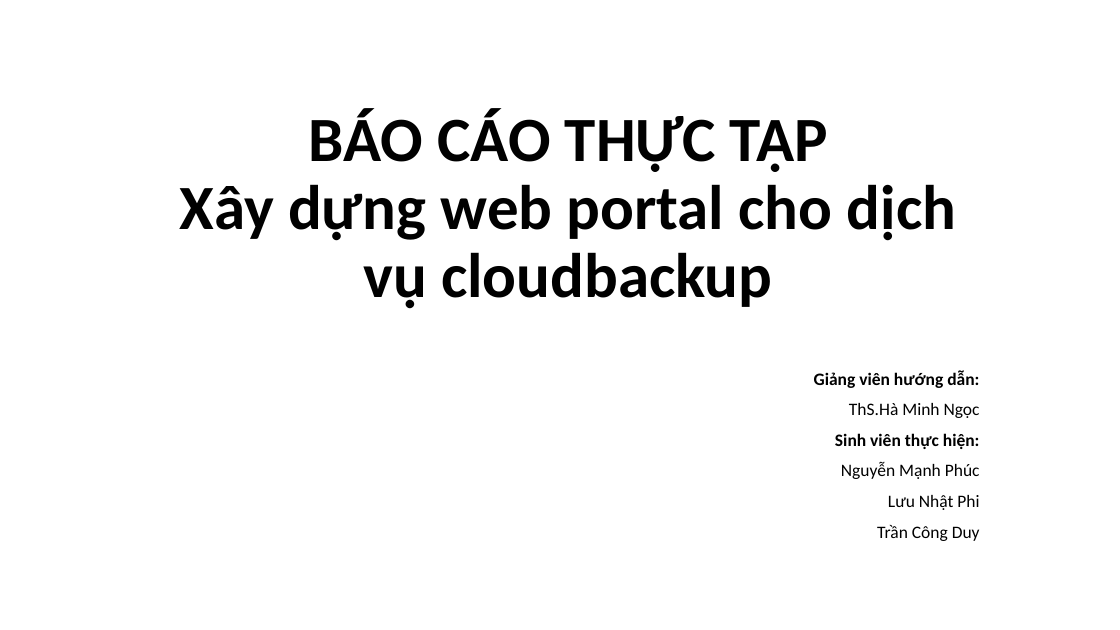
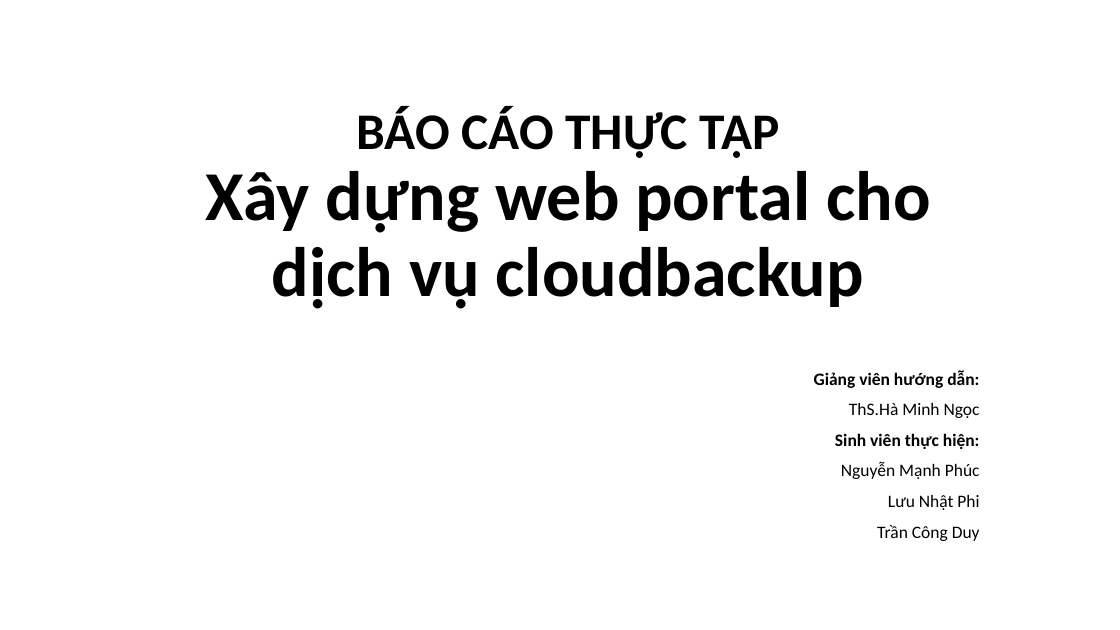
Before and after one commit to nguyenmanhphuc/DoAnA, a slide deck: slide 1 of BÁO CÁO THỰC TẬP.pptx. Drawn at 1120x630 pixels with LibreOffice and Linux fonts; fonts in the diff are those of the drawing. Boxes give left, top, right and bottom in pixels: in the first picture for what was removed or moved away, otherwise in the second. Text is boxed around its words. In the diff, an @@ line names an element or a change of style, - is before the commit and + after.

```diff
--- a/BÁO CÁO THỰC TẬP.pptx
+++ b/BÁO CÁO THỰC TẬP.pptx
@@ title "BÁO CÁO THỰC TẬP Xây ..." at (x1=205, y1=106, x2=930, y2=309): size 54 to 44 pt in "BÁO CÁO THỰC TẬP"; size 54 to 60 pt in "Xây dựng web portal cho dịch vụ ..." @@
```
Also in this commit, not shown: 11 other slides changed, 1 slide added, 1 slide removed, 1 other file.
